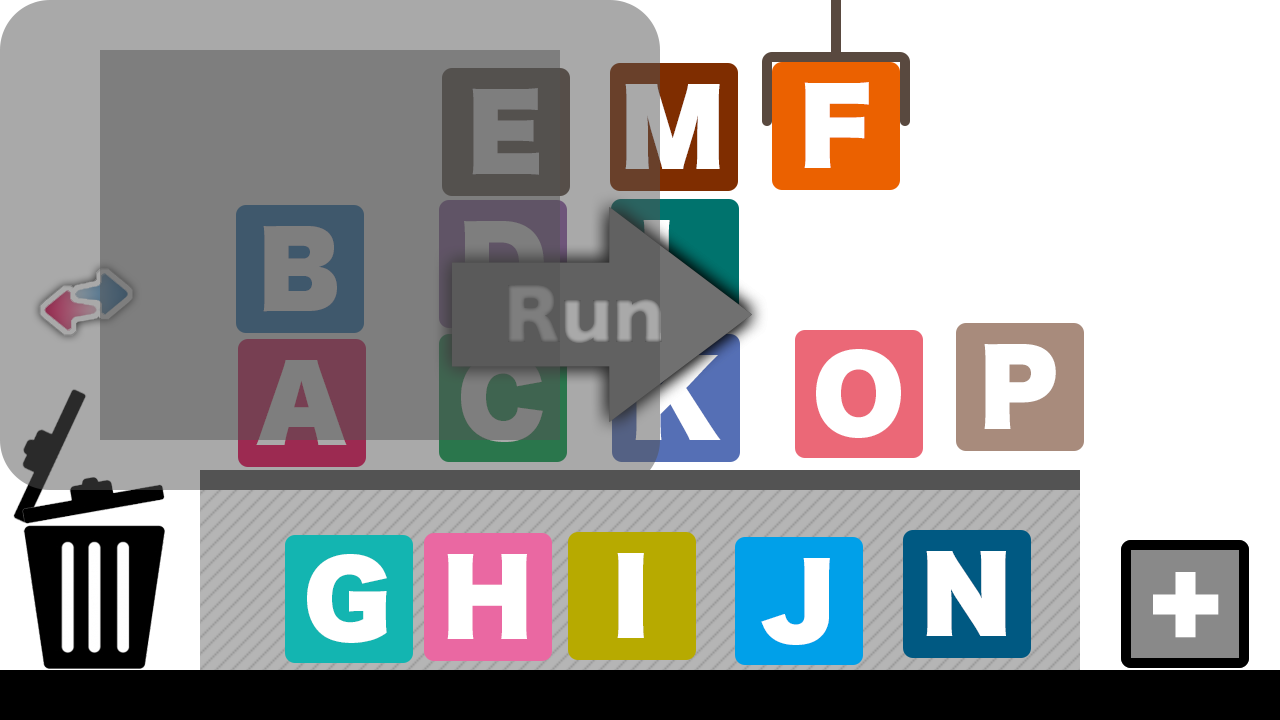
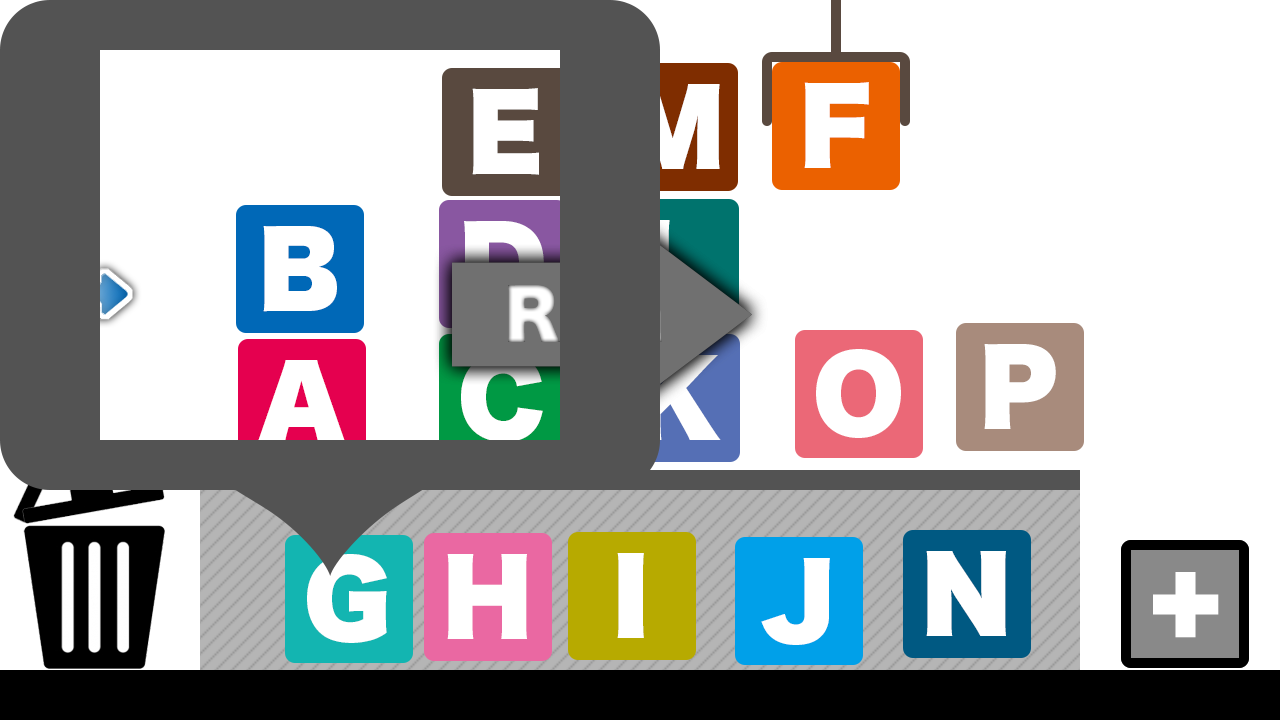
Revision of a layered 1280 x 720 image; what changed, layer by layer:
hid "長方形 5", unmasked it over [100,50,560,440]
added layer "シェイプ 2" in group "frame" over [187,440,473,576]
"長方形 4": opacity 50% → 100%, painted on it, unmasked it over [0,0,660,490]
